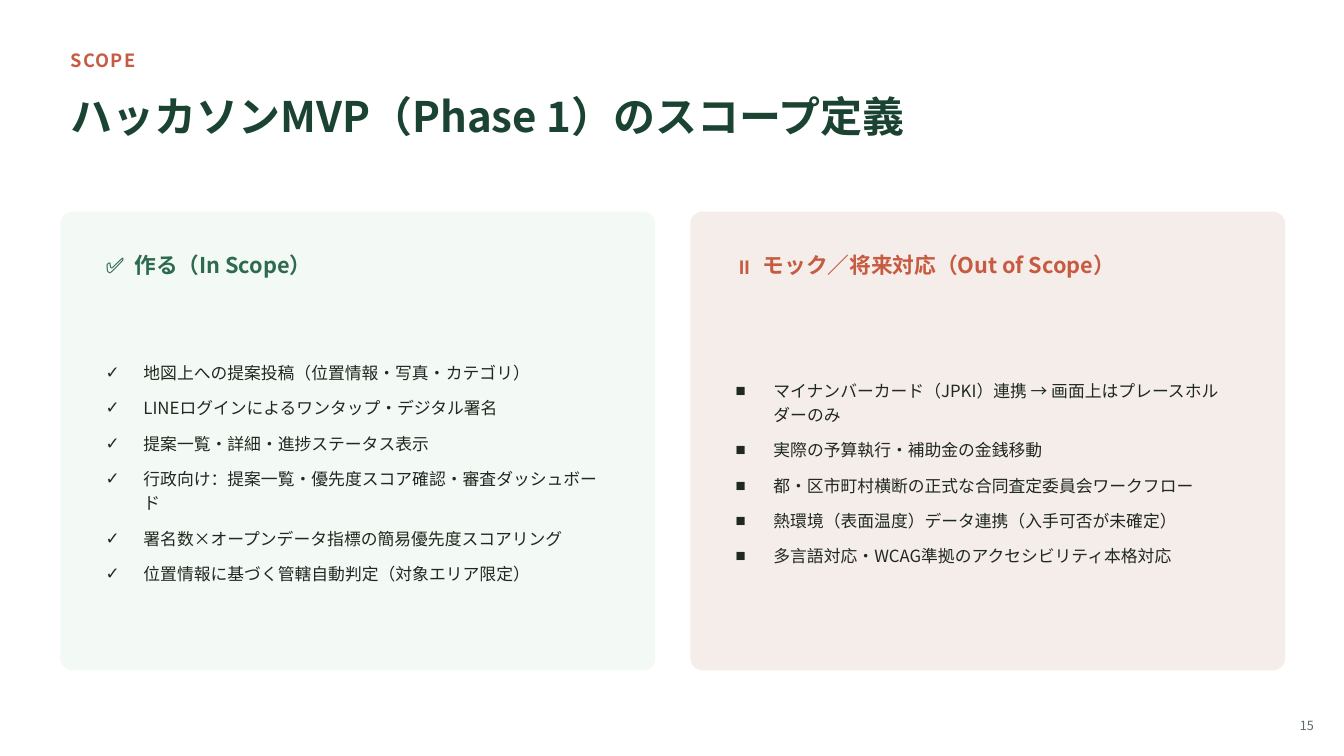
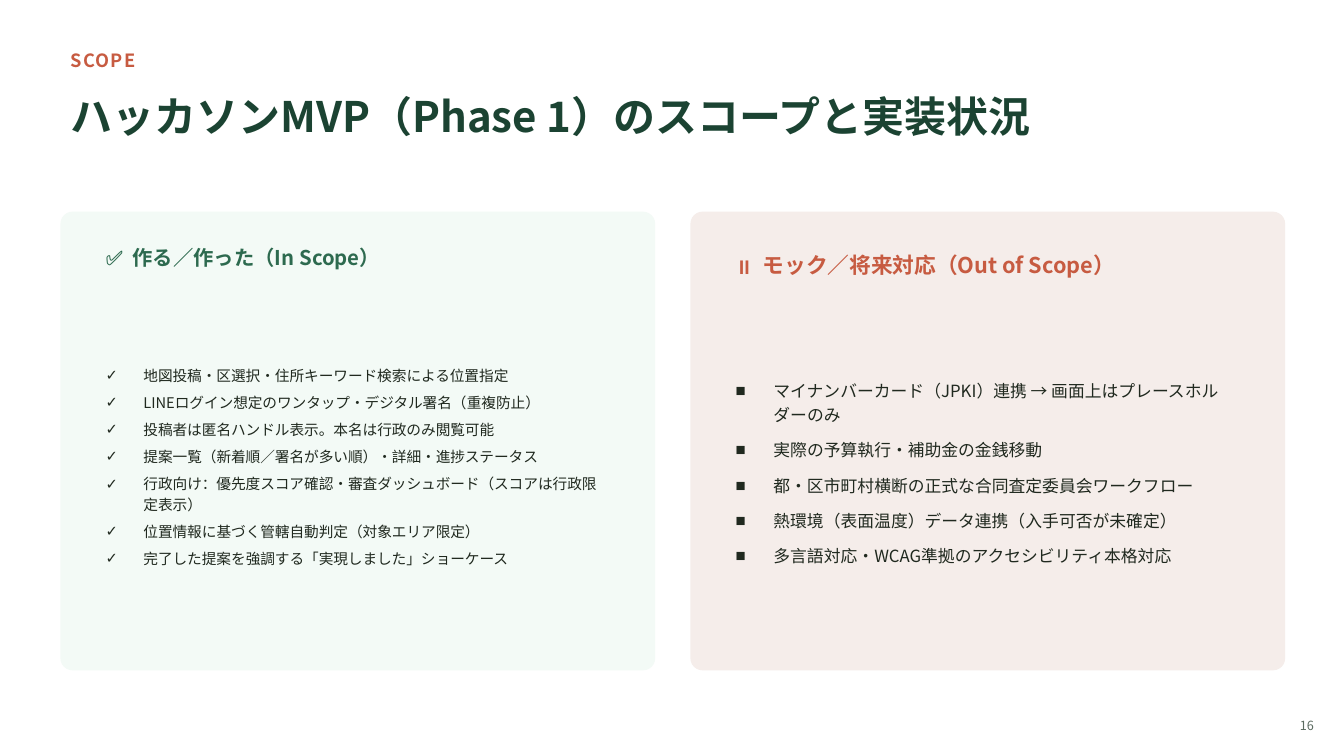
Before and after one commit to yusei-onodera-ac/GreenBois, a slide deck: slide 16 of docs/presentation/GreenVoice_TOKYO.pptx (slide 15 before the commit). Drawn at 1344x756 pixels with LibreOffice and Linux fonts; fonts in the diff are those of the drawing. Boxes give left, top, right and bottom in pixels: in the first picture for what was removed or moved away, otherwise in the second. Text is boxed around its words. In the diff, an @@ line names an element or a change of style, - is before the commit and + after.

```diff
--- a/docs/presentation/GreenVoice_TOKYO.pptx
+++ b/docs/presentation/GreenVoice_TOKYO.pptx
@@ text at [70, 96, 1031, 136]: text changed @@
-ハッカソンMVP（Phase 1）のスコープ定義
+ハッカソンMVP（Phase 1）のスコープと実装状況
@@ text at [133, 247, 380, 270]: text changed; size 15.5 to 14.5 pt @@
-✅ 作る（In Scope）
+✅ 作る／作った（In Scope）
@@ text at [143, 368, 596, 512]: text changed; size 12 to 10.5 pt @@
-✓ 地図上への提案投稿（位置情報・写真・カテゴリ）
-✓ LINEログインによるワンタップ・デジタル署名
-✓ 提案一覧・詳細・進捗ステータス表示
-✓ 行政向け：提案一覧・優先度スコア確認・審査ダッシュボード
-✓ 署名数×オープンデータ指標の簡易優先度スコアリング
+✓ 地図投稿・区選択・住所キーワード検索による位置指定
+✓ LINEログイン想定のワンタップ・デジタル署名（重複防止）
+✓ 投稿者は匿名ハンドル表示。本名は行政のみ閲覧可能
+✓ 提案一覧（新着順／署名が多い順）・詳細・進捗ステータス
+✓ 行政向け：優先度スコア確認・審査ダッシュボード（スコアは行政限定表示）
@@ text at [143, 524, 479, 539]: size 12 to 10.5 pt in "位置情報に基づく管轄自動判定（対象エリア限定）"; line spacing 1.2 to 1.15; less space between paragraphs @@
@@ text at [143, 551, 508, 566]: paragraph added @@
+✓ 完了した提案を強調する「実現しました」ショーケース
@@ text at [1300, 720, 1314, 730]: text changed @@
-15
+16
```
Also in this commit, not shown: 14 other slides changed, 1 slide added, 7 other files.
